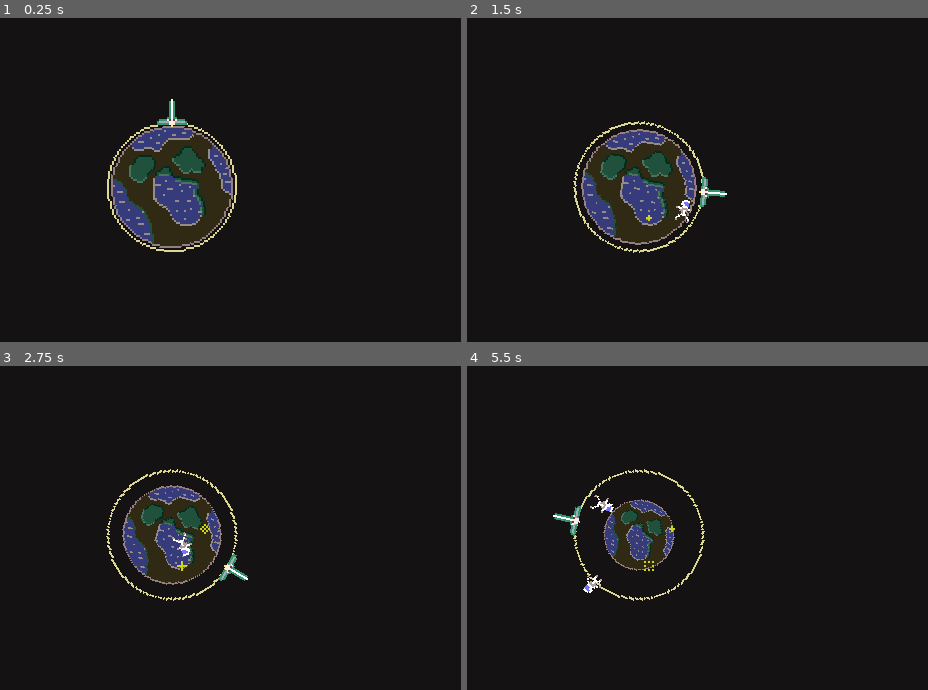
Above: before the commit, frames 1-4 (two rows, left to right).
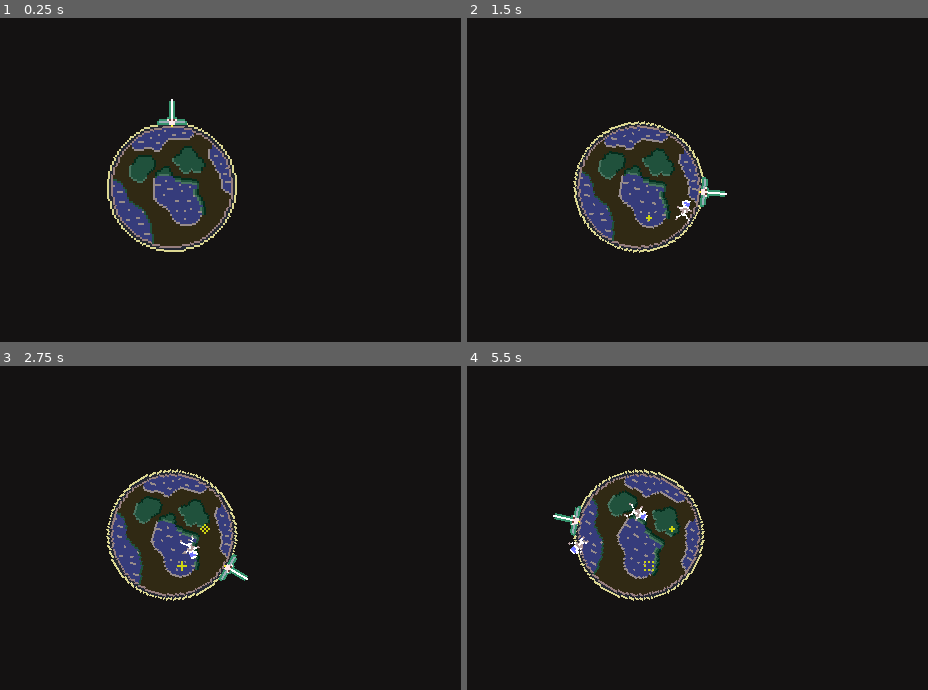
Above: after the commit, the same moments.

Repository: hakro/plasma-ld47
Game: Godot game, scene res://Scenes/World.tscn
Same seed, same stepped clock (60 frames per second), same inputs: the game is played once before the commit and once after it.
Inputs:
- Up to frame 1 (0.25 s): no input
- Up to frame 2 (1.5 s): tap Enter (ui_accept) at 0.5 s; hold Right (move_right) 0.53-1.28 s; hold Enter (ui_accept) 0.53-1.28 s; hold Left (move_left) from 1.28 s (still down); tap S (launch_astronaut) at 1.35 s
- Up to frame 3 (2.75 s): tap Enter (ui_accept) at 1.52, 1.55, 1.82, 2.3 s; release Left (move_left) at 2.03 s; hold Right (move_right) from 2.03 s (still down); hold Space (shoot) from 2.03 s (still down)
- Up to frame 4 (5.5 s): release Space (shoot) at 2.78 s; tap Enter (ui_accept) at 2.85, 3.02, 3.32, 3.77, 3.8, 4.07, 4.52, 4.55, 4.82 s; release Right (move_right) at 3.53 s; hold S (launch_astronaut) 3.53-4.28 s; hold Left (move_left) from 3.53 s (still down); tap Space (shoot) at 4.35 s; hold Enter (ui_accept) from 5.03 s (still down)

The runs differ from the first frame. In frame 1, 0.6% of the frame differs, in the area x 23-51%, y 33-72%; in frame 2, 3.2%; in frame 3, 5.8%; in frame 4, 7.8%, in the area x 21-52%, y 32-72%.

Commit message:
Add explosion animation to enemies

Diff:
--- /dev/null
+++ b/Autoload/GameState.gd
@@ -0,0 +1,5 @@
+extends Node
+
+var planet_health := 100
+var plasma_ammunition := 10
+var available_astronauts := 7
--- a/Scenes/Astronaut.gd
+++ b/Scenes/Astronaut.gd
@@ -1,7 +1,7 @@
 extends KinematicBody2D
 
 var direction := Vector2()
-var speed := 15.0
+var speed := 12.0
 var collision_info
 
 func _process(delta):
--- a/Scenes/Astronaut.tscn
+++ b/Scenes/Astronaut.tscn
@@ -39,7 +39,6 @@
 [node name="Sprite" type="AnimatedSprite" parent="."]
 frames = SubResource( 5 )
 animation = "wiggle"
-frame = 2
 playing = true
 
 [node name="CollisionShape2D" type="CollisionShape2D" parent="."]
--- a/Scenes/Enemy.gd
+++ b/Scenes/Enemy.gd
@@ -1,4 +1,6 @@
 extends Area2D
+
+onready var explosion_anim : AnimatedSprite = $Explosion
 
 var direction := Vector2()
 const SPEED := 15
@@ -7,13 +9,19 @@
 	var screen_center := get_viewport_rect().size / 2
 	direction = (screen_center - position).normalized()
 	rotation = direction.angle() + PI / 2
+	# Randomize explosion rotation for variation
+	explosion_anim.rotate(randf())
 
 func _process(delta):
 	position += direction * SPEED * delta
 
 func die():
-	queue_free()
+	explosion_anim.show()
+	explosion_anim.play("explosion")
 
 func _on_Enemy_body_entered(astronaut : KinematicBody2D):
 	astronaut.die()
 	die()
+
+func _on_Explosion_animation_finished():
+	queue_free()
--- a/Scenes/Enemy.tscn
+++ b/Scenes/Enemy.tscn
@@ -1,10 +1,31 @@
-[gd_scene load_steps=4 format=2]
+[gd_scene load_steps=9 format=2]
 
 [ext_resource path="res://Assets/Enemy.png" type="Texture" id=1]
 [ext_resource path="res://Scenes/Enemy.gd" type="Script" id=2]
+[ext_resource path="res://Assets/Explosion.png" type="Texture" id=3]
 
 [sub_resource type="RectangleShape2D" id=1]
 extents = Vector2( 7.30453, 7.19969 )
+
+[sub_resource type="AtlasTexture" id=2]
+atlas = ExtResource( 3 )
+region = Rect2( 0, 0, 60, 52 )
+
+[sub_resource type="AtlasTexture" id=3]
+atlas = ExtResource( 3 )
+region = Rect2( 60, 0, 60, 52 )
+
+[sub_resource type="AtlasTexture" id=4]
+atlas = ExtResource( 3 )
+region = Rect2( 120, 0, 60, 52 )
+
+[sub_resource type="SpriteFrames" id=5]
+animations = [ {
+"frames": [ SubResource( 2 ), SubResource( 3 ), SubResource( 4 ) ],
+"loop": false,
+"name": "explosion",
+"speed": 25.0
+} ]
 
 [node name="Enemy" type="Area2D"]
 collision_layer = 8
@@ -18,4 +39,10 @@
 modulate = Color( 0.913725, 0.698039, 0.686275, 1 )
 scale = Vector2( 0.3, 0.3 )
 texture = ExtResource( 1 )
+
+[node name="Explosion" type="AnimatedSprite" parent="."]
+visible = false
+frames = SubResource( 5 )
+animation = "explosion"
 [connection signal="body_entered" from="." to="." method="_on_Enemy_body_entered"]
+[connection signal="animation_finished" from="Explosion" to="." method="_on_Explosion_animation_finished"]
--- a/Scenes/Planet.gd
+++ b/Scenes/Planet.gd
@@ -26,12 +26,6 @@
 	# Make it smaller
 	inner_circle.scale *= 0.97
 
-# TEST
-func _input(event):
-	if event.is_action_pressed("ui_accept"):
-		print("enter")
-		inner_circle.scale *= 0.97
-
 func _on_HitArea_area_entered(area : Area2D):
 	take_damage(10)
-	area.queue_free()
+	area.die()
Binary file added: Assets/Explosion.png
Not shown, added: Assets/Explosion.png.import
Binary file changed: Assets/OuterCircle.png
Not shown, changed: Assets/Raw/circles.pxo
Not shown, added: Assets/Raw/explosion.pxo
